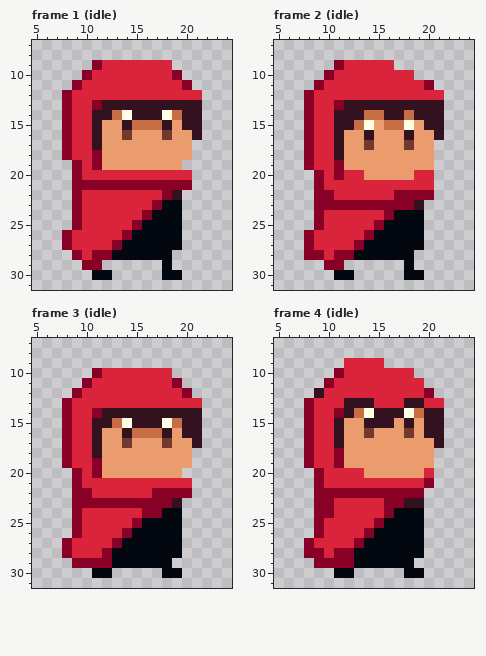
A pixel-art file gets an edit: Assets/Player/player.ase. Above is the file before it was changed.
32x32 pixels, 8 frames. Shown: frame 1 (idle): x 5..24, y 7..31; frame 2 (idle): x 5..24, y 7..31; frame 3 (idle): x 5..24, y 7..31; frame 4 (idle): x 5..24, y 7..31. The commit also changed other frames, which this record leaves out.
Now the later version:
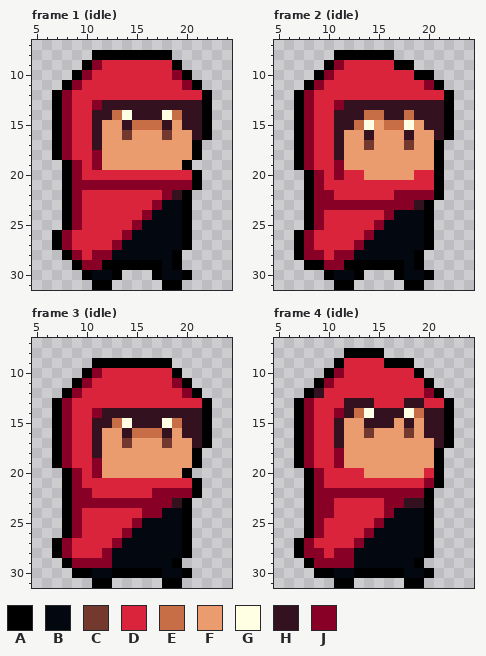
Palette (. is transparent): A #000000  B #030710  C #73392e  D #d9243c  E #c76e46  F #eb9c6e  G #ffffe4  H #34111f  J #890027
Changes in this commit:
Changed rows in their new state; - is an unchanged pixel.
Frame 1 (idle):
first column x 7:
 8 ----AAAAAAAA----
 9 ---A--------A---
10 --A----------A--
11 -A------------A-
12 A--------------A
13 A--------------A
14 A--------------A
15 A--------------A
16 A--------------A
17 A-------------A-
18 A-------------A-
19 -A-----------A--
20 -A------------A-
21 -A------------A-
22 -A-----------A--
23 -A-----------A--
24 -A-----------A--
25 -A-----------A--
26 A------------A--
27 A------------A--
28 -A----------A---
29 --A--AAAAAA-A---
30 ---A--A---A--A--
31 ----AA-----AA---
Frame 2 (idle):
first column x 7:
 8 ----AAAAAA------
 9 ---A------AA----
10 --A---------AA--
11 -A------------A-
12 A--------------A
13 A--------------A
14 A--------------A
15 A--------------A
16 A--------------A
17 A-------------A-
18 A-------------A-
19 A-------------A-
20 -A------------A-
21 -A------------A-
22 -A------------A-
23 -A-----------A--
24 -A-----------A--
25 -A-----------A--
26 A------------A--
27 A------------A--
28 A-----------A---
29 -AA--AAAAAA-A---
30 ---A--A---A--A--
31 ----AA-----AA---
Frame 3 (idle):
first column x 7:
 9 ----AAAAAAAA----
10 ---A--------A---
11 --A----------A--
12 -A------------A-
13 A--------------A
14 A--------------A
15 A--------------A
16 A--------------A
17 A--------------A
18 A-------------A-
19 A-------------A-
20 -A-----------A--
21 -A------------A-
22 -A------------A-
23 -A-----------A--
24 -A-----------A--
25 -A-----------A--
26 -A-----------A--
27 A------------A--
28 A------------A--
29 -A----------A---
30 --AA--AAAAA--A--
31 ----AA-----AA---
Frame 4 (idle):
first column x 7:
 8 -----AAAA-------
 9 ----A----AAA----
10 ---A--------A---
11 --A----------A--
12 -A------------A-
13 A--------------A
14 A--------------A
15 A--------------A
16 A--------------A
17 A--------------A
18 A-------------A-
19 A-------------A-
20 -A------------A-
21 -A------------A-
22 -A-----------A--
23 -A-----------A--
24 -A-----------A--
25 -A-----------A--
26 -A-----------A--
27 A------------A--
28 A------------A--
29 -A----------A---
30 --AA--AAAAA--A--
31 ----AA-----AA---
Changed places in both pictures, as pixel boxes (x1, y1, x2, y2):
added: (52, 50, 212, 290)
added: (294, 50, 454, 290)
added: (52, 358, 212, 588)
added: (294, 348, 454, 588)
